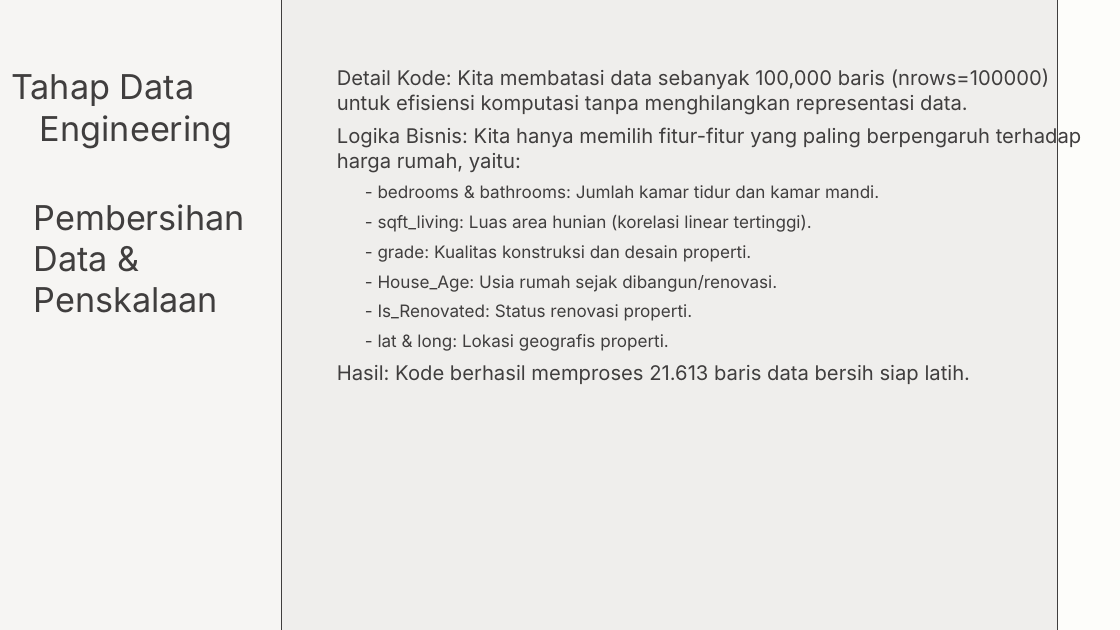
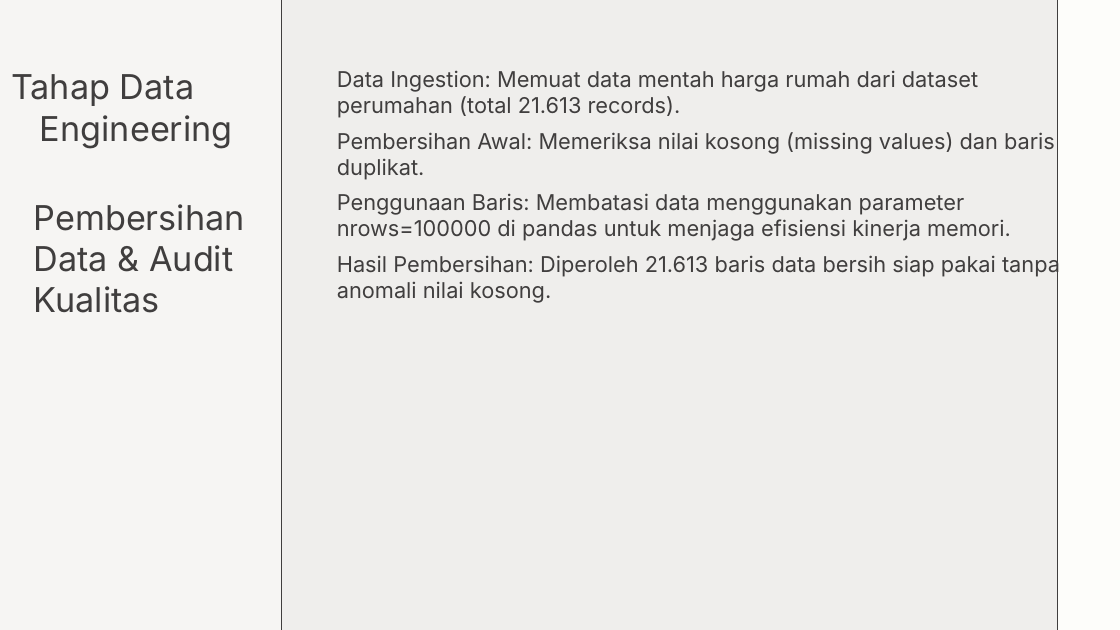
Before and after one commit to chilmi89/property_valuation, a slide deck: slide 2 of 0019_studi_kasus3_materi_2_khanin_oktavia.pptx. Drawn at 1120x630 pixels with LibreOffice and Linux fonts; fonts in the diff are those of the drawing. Boxes give left, top, right and bottom in pixels: in the first picture for what was removed or moved away, otherwise in the second. Text is boxed around its words. In the diff, an @@ line names an element or a change of style, - is before the commit and + after.

Commit message:
expand and add details to pptx presentations for mahasiswa 1 and 2

```diff
--- a/0019_studi_kasus3_materi_2_khanin_oktavia.pptx
+++ b/0019_studi_kasus3_materi_2_khanin_oktavia.pptx
@@ text at [337, 71, 1060, 303]: text changed; size 26 to 28 pt @@
-Detail Kode: Kita membatasi data sebanyak 100,000 baris (nrows=100000) untuk efisiensi komputasi tanpa menghilangkan representasi data.
-Logika Bisnis: Kita hanya memilih fitur-fitur yang paling berpengaruh terhadap harga rumah, yaitu:
-  - bedrooms & bathrooms: Jumlah kamar tidur dan kamar mandi.
-  - sqft_living: Luas area hunian (korelasi linear tertinggi).
-  - grade: Kualitas konstruksi dan desain properti.
-  - House_Age: Usia rumah sejak dibangun/renovasi.
-  - Is_Renovated: Status renovasi properti.
-  - lat & long: Lokasi geografis properti.
-Hasil: Kode berhasil memproses 21.613 baris data bersih siap latih.
+Data Ingestion: Memuat data mentah harga rumah dari dataset perumahan (total 21.613 records).
+Pembersihan Awal: Memeriksa nilai kosong (missing values) dan baris duplikat.
+Penggunaan Baris: Membatasi data menggunakan parameter nrows=100000 di pandas untuk menjaga efisiensi kinerja memori.
+Hasil Pembersihan: Diperoleh 21.613 baris data bersih siap pakai tanpa anomali nilai kosong.
@@ text at [34, 204, 245, 313]: text changed @@
-Pembersihan Data & Penskalaan
+Pembersihan Data & Audit Kualitas
```
Also in this commit, not shown: 2 other slides changed, 2 slides added, 1 other file.
